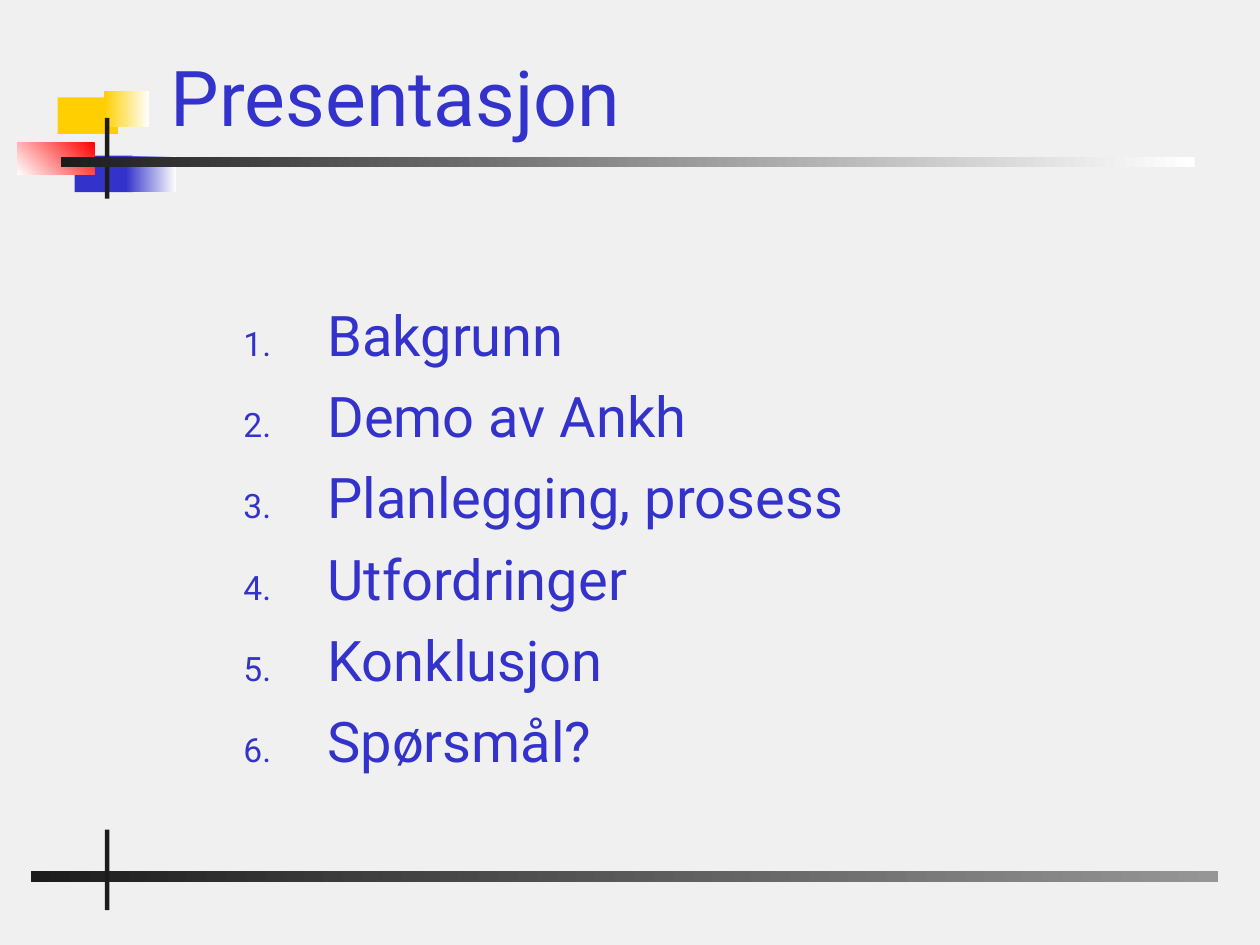
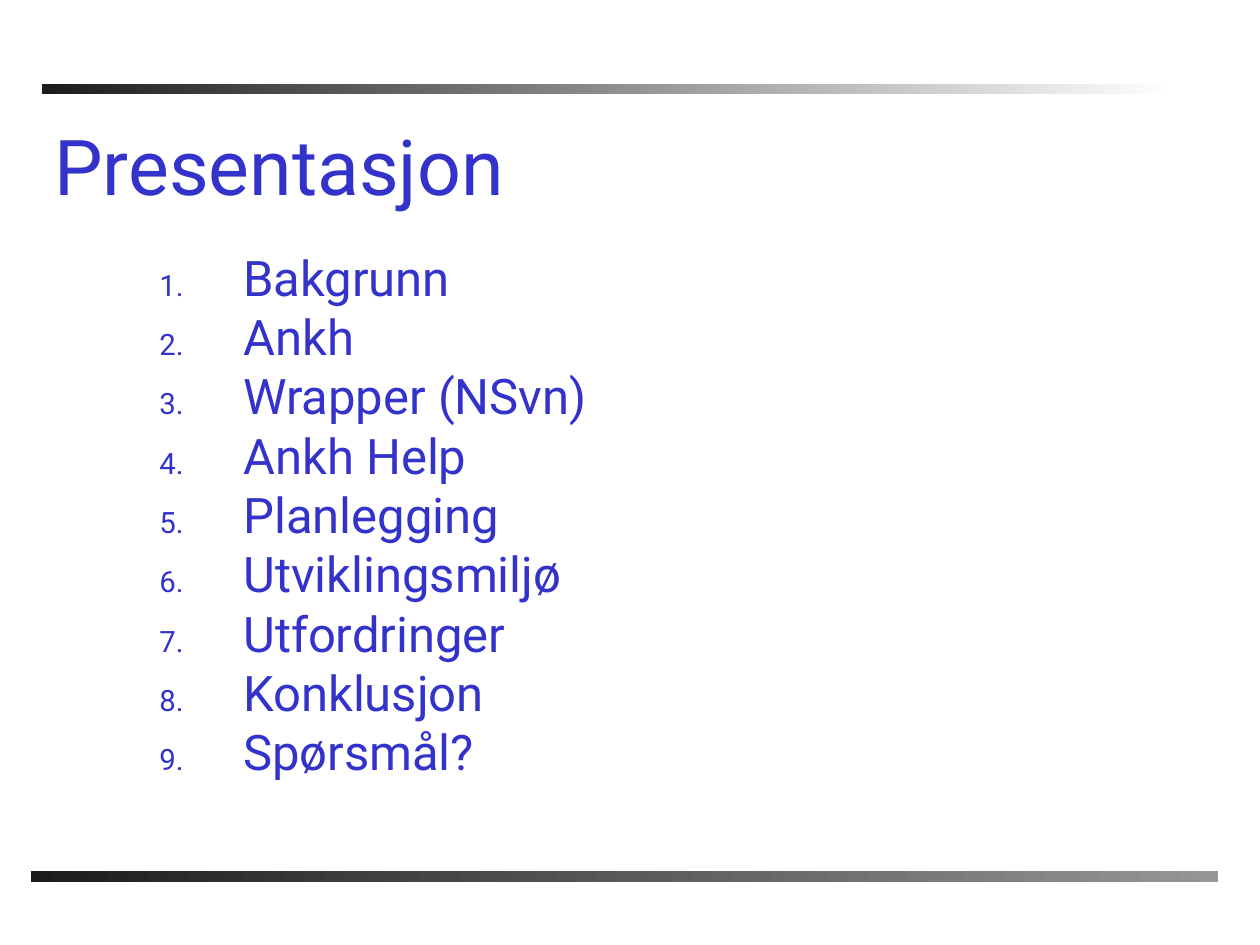
Before and after one commit to AnkhSVN/AnkhSVN, a slide deck: slide 2 of doc/powerpoint/Subversion_addin_for_VS.NET.ppt. Drawn at 1260x945 pixels with LibreOffice and Linux fonts; fonts in the diff are those of the drawing; background and template pictures are left out. Boxes give left, top, right and bottom in pixels: in the first picture for what was removed or moved away, otherwise in the second. Text is boxed around its words. In the diff, an @@ line names an element or a change of style, - is before the commit and + after.

```diff
--- a/doc/powerpoint/Subversion_addin_for_VS.NET.ppt
+++ b/doc/powerpoint/Subversion_addin_for_VS.NET.ppt
@@ background #F0F0F0 to #FFFFFF @@
@@ rectangle moved from (x1=60, y1=158, x2=1194, y2=168) to (x1=42, y1=84, x2=1176, y2=94) @@
@@ title "Presentasjon" moved from (x1=171, y1=70, x2=620, y2=143) to (x1=54, y1=139, x2=503, y2=212) @@
@@ rectangle removed at (x1=58, y1=97, x2=118, y2=134) @@
@@ rectangle removed at (x1=105, y1=91, x2=150, y2=127) @@
@@ rectangle removed at (x1=105, y1=118, x2=108, y2=199) @@
@@ rectangle removed at (x1=18, y1=142, x2=94, y2=175) @@
@@ rectangle removed at (x1=74, y1=155, x2=132, y2=192) @@
@@ rectangle removed at (x1=126, y1=155, x2=176, y2=192) @@
@@ text "Bakgrunn" moved from (x1=327, y1=314, x2=843, y2=774) to (x1=243, y1=259, x2=587, y2=780) @@
@@ text at (x1=243, y1=259, x2=505, y2=780): size 32 to 28 pt in "Bakgrunn", "Utfordringer", "Konklusjon", "Spørsmål?"; line spacing 1 to 0.8; less space between paragraphs @@
@@ text at (x1=243, y1=318, x2=587, y2=603): text changed; size 32 to 28 pt @@
-2. Demo av Ankh
-3. Planlegging, prosess
+2. Ankh
+3. Wrapper (NSvn)
+4. Ankh Help
+5. Planlegging
+6. Utviklingsmiljø
@@ rectangle removed at (x1=105, y1=829, x2=108, y2=910) @@
```
Also in this commit, not shown: 22 other slides changed, 1 slide added, 1 slide removed.
